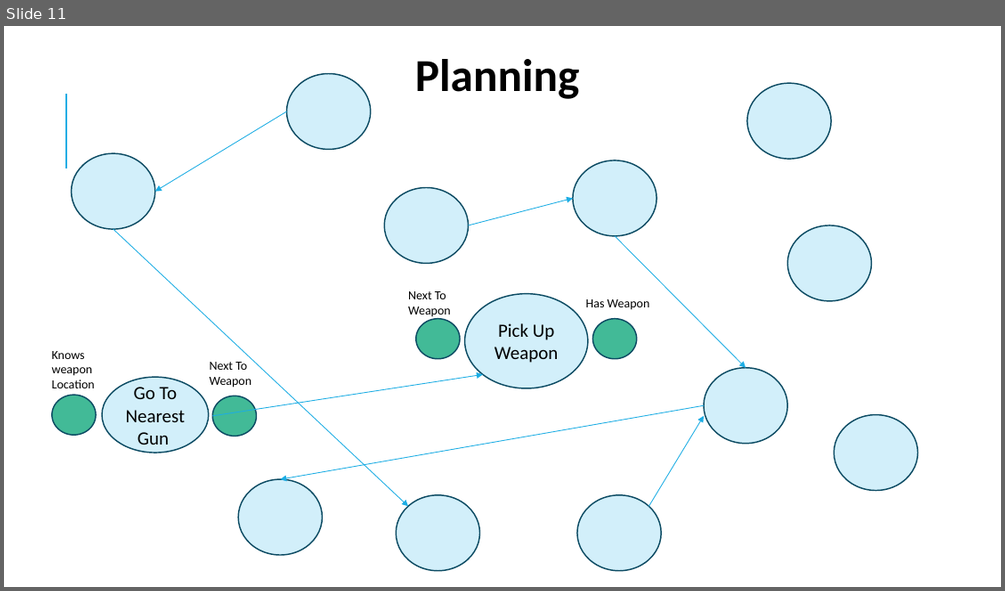
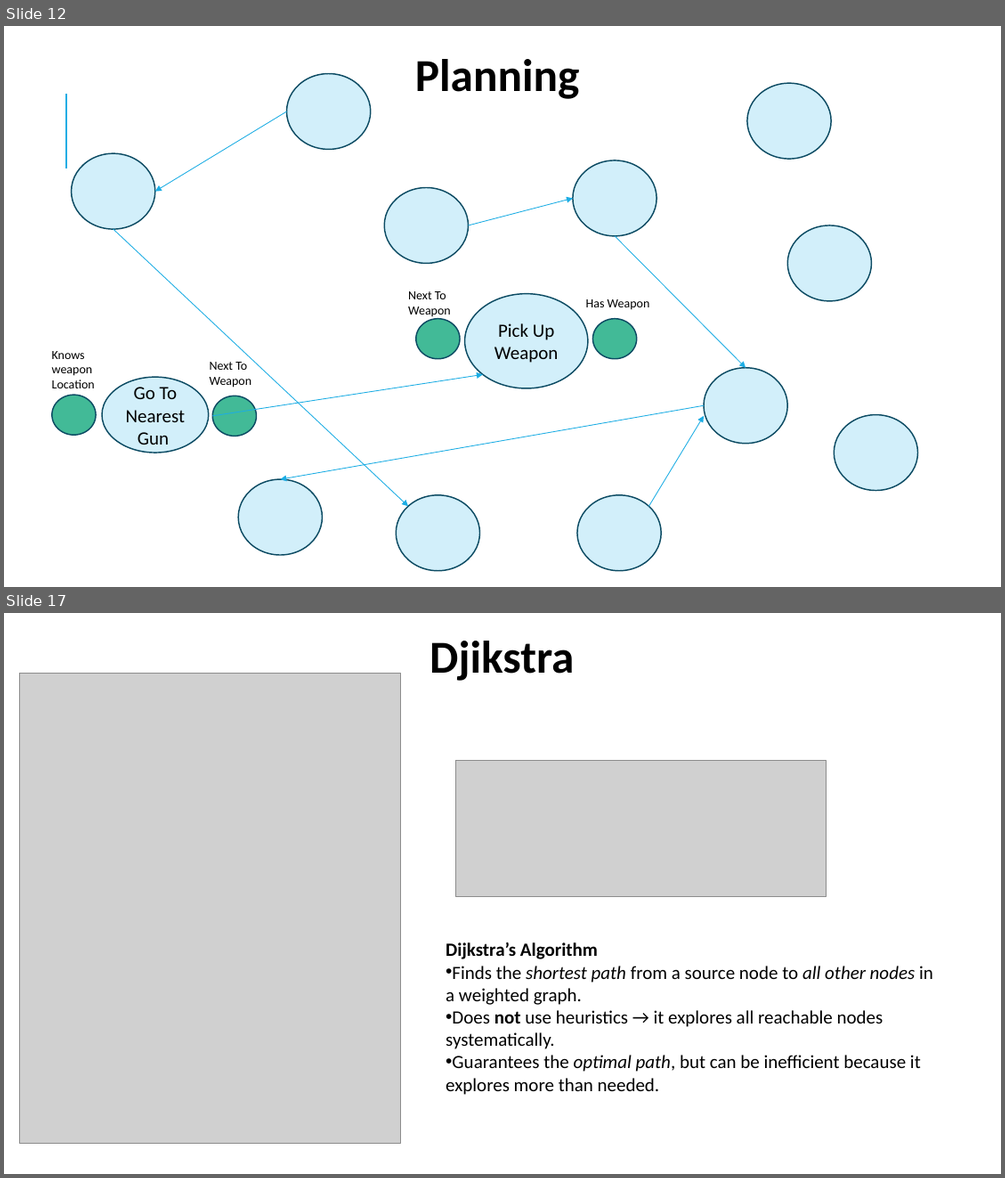
Before and after one commit to miguecrea/GOAP_RETAKE_PART_2, a slide deck: GPP_ZombieAI_Lozano_Miguel_2DAE10.pptx. Shown one above the other, each under a label of ours: slide 11 before the commit, slides 12 and 17 after it; the slides between them are not shown. The pictures are 1005x591 and 1005x1178 pixels, drawn with LibreOffice and Linux fonts; fonts in the diff are those of the drawing; grey boxes stand for pictures. Boxes give left, top, right and bottom in pixels: in the first picture for what was removed or moved away, otherwise in the second. Text is boxed around its words. In the diff, an @@ line names an element or a change of style, - is before the commit and + after.

```diff
--- a/GPP_ZombieAI_Lozano_Miguel_2DAE10.pptx
+++ b/GPP_ZombieAI_Lozano_Miguel_2DAE10.pptx
@@ slide 17 added at (4,613,1001,1174), background #FFFFFF @@
@@ text added at (429,641,574,681), 44 pt, text #000000, bold @@
+Djikstra
@@ picture added at (20,673,400,1144) @@
@@ picture added at (455,761,825,896) @@
@@ text added at (445,942,933,1094), 18 pt, text #000000 @@
+Dijkstra’s Algorithm
+• Finds the shortest path from a source node to all other nodes in a weighted graph.
+• Does not use heuristics → it explores all reachable nodes systematically.
+• Guarantees the optimal path, but can be inefficient because it explores more than needed.
@@ what was slide 11 is now slide 12 @@
```
Also in this commit, not shown: 4 slides changed, 17 other slides added, 14 slides removed, 9 other files.
